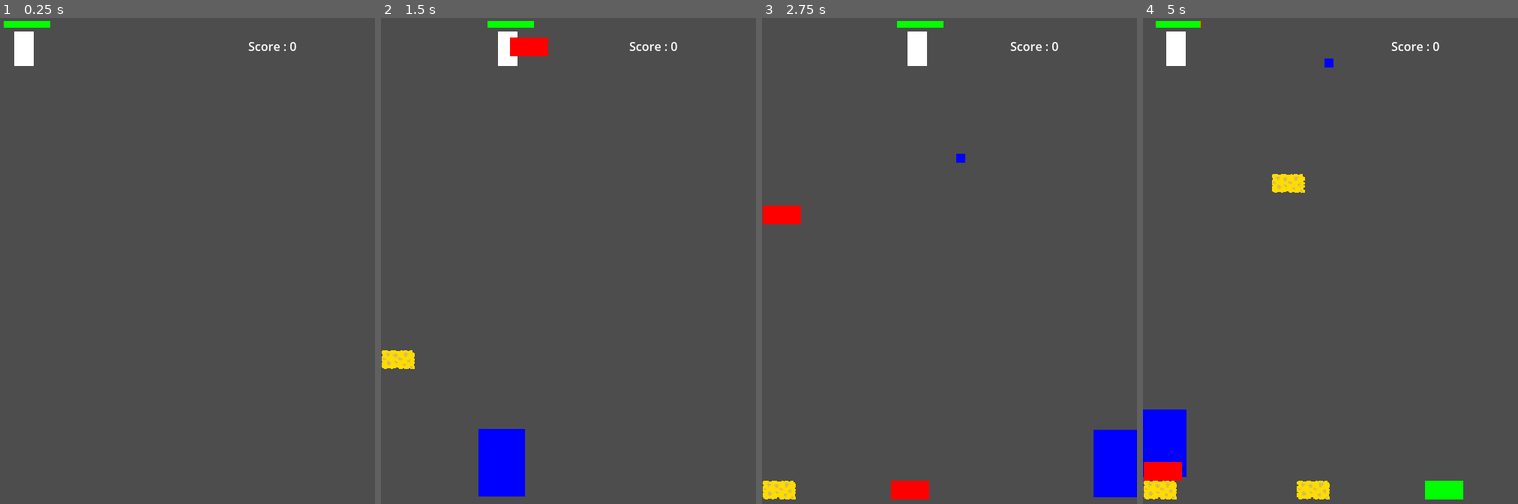
Above: before the commit, frames 1-4 (left to right).
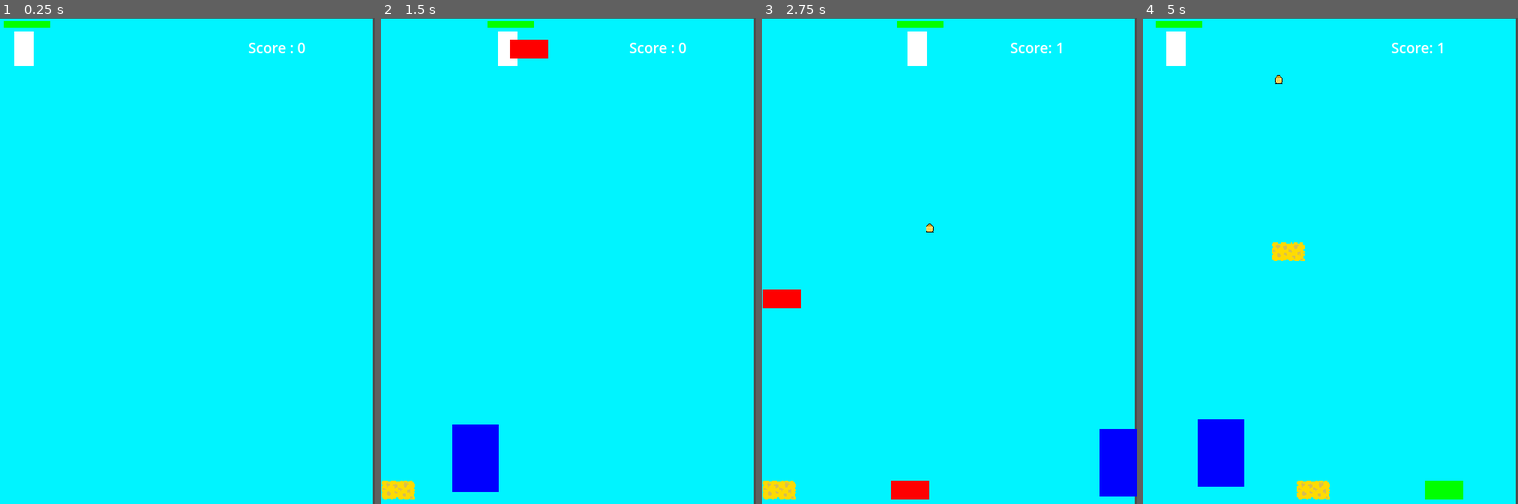
Above: after the commit, the same moments.

Repository: SH312-code/sdc-game_jam-2
Game: Godot game, scene res://Scenes/main.tscn
Two runs of this game, one before a commit and one after it. Both use one fixed random seed, a clock stepped at 60 frames per second and the inputs below.
Inputs:
- Up to frame 1 (0.25 s): no input
- Up to frame 2 (1.5 s): tap Enter at 0.5 s; hold Right (ui_right) 0.53-1.28 s; hold Space (Space_key) 0.53-1.28 s; hold Left (ui_left) from 1.28 s (still down); tap Space (Space_key) at 1.35 s
- Up to frame 3 (2.75 s): release Left (ui_left) at 2.03 s; hold Right (ui_right) from 2.03 s (still down); hold Space (Space_key) from 2.03 s (still down)
- Up to frame 4 (5 s): release Space (Space_key) at 2.78 s; tap Space (Space_key) at 2.85, 4.35 s; release Right (ui_right) at 3.53 s; hold Space (Space_key) 3.53-4.28 s; hold Left (ui_left) from 3.53 s (still down)

The runs differ from the first frame. In frame 1, 99% of the frame differs, in the area x 0-100%, y 0-100%; in frame 2, 98%; in frame 3, 97%; in frame 4, 98%.

Commit message:
Add files via upload

Diff:
--- a/Scenes/bullet.tscn
+++ b/Scenes/bullet.tscn
@@ -1,23 +1,23 @@
 [gd_scene load_steps=4 format=3 uid="uid://cx6exrnqcpfev"]
 
 [ext_resource type="Script" path="res://Scripts/bullet.gd" id="1_tmsyq"]
-
-[sub_resource type="CanvasTexture" id="CanvasTexture_kjcfm"]
+[ext_resource type="Texture2D" uid="uid://co7eexcvbavgu" path="res://Sprites/Good_bullet_for_player.png" id="2_w7wax"]
 
 [sub_resource type="RectangleShape2D" id="RectangleShape2D_iai13"]
-size = Vector2(12, 12)
+size = Vector2(11, 12)
 
 [node name="bullet" type="Node2D"]
 script = ExtResource("1_tmsyq")
 
 [node name="Sprite2D" type="Sprite2D" parent="."]
+texture_filter = 1
 position = Vector2(6, 6)
-scale = Vector2(12, 12)
-texture = SubResource("CanvasTexture_kjcfm")
+scale = Vector2(0.210937, 0.203125)
+texture = ExtResource("2_w7wax")
 
 [node name="Area2D_of_bullet" type="Area2D" parent="."]
 collision_layer = 4
 
 [node name="CollisionShape2D" type="CollisionShape2D" parent="Area2D_of_bullet"]
-position = Vector2(6, 6)
+position = Vector2(5.5, 6)
 shape = SubResource("RectangleShape2D_iai13")
--- a/Scenes/earth_brick.tscn
+++ b/Scenes/earth_brick.tscn
@@ -1,6 +1,7 @@
-[gd_scene load_steps=5 format=3 uid="uid://bokfvyl5tdpb6"]
+[gd_scene load_steps=6 format=3 uid="uid://bokfvyl5tdpb6"]
 
 [ext_resource type="Script" path="res://Scripts/earth_brick.gd" id="1_tly6q"]
+[ext_resource type="Script" path="res://Scripts/rigid_body_2d.gd" id="2_o6n4p"]
 
 [sub_resource type="CanvasTexture" id="CanvasTexture_pj55d"]
 
@@ -17,6 +18,7 @@
 collision_layer = 2
 collision_mask = 26
 lock_rotation = true
+script = ExtResource("2_o6n4p")
 
 [node name="Sprite2D" type="Sprite2D" parent="RigidBody2D"]
 position = Vector2(25.5, 12.5)
--- a/Scenes/fire_brick.tscn
+++ b/Scenes/fire_brick.tscn
@@ -1,6 +1,7 @@
-[gd_scene load_steps=5 format=3 uid="uid://c5nmxngvv8qwx"]
+[gd_scene load_steps=6 format=3 uid="uid://c5nmxngvv8qwx"]
 
 [ext_resource type="Script" path="res://Scripts/fire_brick.gd" id="1_jf1ws"]
+[ext_resource type="Script" path="res://Scripts/rigid_body_2d.gd" id="2_280it"]
 
 [sub_resource type="CanvasTexture" id="CanvasTexture_j528i"]
 
@@ -17,6 +18,7 @@
 collision_layer = 2
 collision_mask = 26
 lock_rotation = true
+script = ExtResource("2_280it")
 
 [node name="Sprite2D" type="Sprite2D" parent="RigidBody2D"]
 position = Vector2(25.5, 12.5)
--- a/Scenes/main.tscn
+++ b/Scenes/main.tscn
@@ -17,6 +17,12 @@
 [node name="Main" type="Node2D"]
 position = Vector2(0, 18)
 script = ExtResource("1_uftu3")
+
+[node name="TextureRect" type="TextureRect" parent="."]
+offset_top = -17.0
+offset_right = 497.0
+offset_bottom = 656.0
+expand_mode = 1
 
 [node name="Hand" type="Node2D" parent="."]
 position = Vector2(1, 1)
@@ -72,4 +78,5 @@
 offset_top = 8.0
 offset_right = 371.0
 offset_bottom = 31.0
+theme_override_font_sizes/font_size = 19
 text = "Score : 0"
--- a/Scenes/shooting_enemy.tscn
+++ b/Scenes/shooting_enemy.tscn
@@ -5,10 +5,10 @@
 [sub_resource type="CanvasTexture" id="CanvasTexture_xqgom"]
 
 [sub_resource type="RectangleShape2D" id="RectangleShape2D_428wb"]
-size = Vector2(1.14516, 0.155556)
+size = Vector2(1.14516, 0.044445)
 
 [sub_resource type="RectangleShape2D" id="RectangleShape2D_gxbq7"]
-size = Vector2(71, 83)
+size = Vector2(162, 93)
 
 [node name="Shooting enemy" type="Node2D"]
 script = ExtResource("1_u560d")
@@ -25,7 +25,7 @@
 collision_mask = 3
 
 [node name="CollisionShape2D" type="CollisionShape2D" parent="Area2D_for_damage"]
-position = Vector2(0.00806445, -0.466667)
+position = Vector2(0.00806445, -0.522222)
 shape = SubResource("RectangleShape2D_428wb")
 
 [node name="Area2D2" type="Area2D" parent="."]
@@ -33,5 +33,5 @@
 collision_mask = 18
 
 [node name="CollisionShape2D" type="CollisionShape2D" parent="Area2D2"]
-position = Vector2(31.5, 51.5)
+position = Vector2(34, 46.5)
 shape = SubResource("RectangleShape2D_gxbq7")
--- a/Scenes/sponge_brick.tscn
+++ b/Scenes/sponge_brick.tscn
@@ -1,7 +1,8 @@
-[gd_scene load_steps=5 format=3 uid="uid://dsxesx7pwx3wa"]
+[gd_scene load_steps=6 format=3 uid="uid://dsxesx7pwx3wa"]
 
 [ext_resource type="Texture2D" uid="uid://b0c0d2t4ka87a" path="res://Sprites/sponge brick.png" id="1_02ypv"]
 [ext_resource type="Script" path="res://Scripts/sponge_brick.gd" id="1_pownf"]
+[ext_resource type="Script" path="res://Scripts/rigid_body_2d.gd" id="2_ss6ir"]
 
 [sub_resource type="RectangleShape2D" id="RectangleShape2D_gi3dg"]
 size = Vector2(44, 25)
@@ -16,6 +17,7 @@
 collision_layer = 2
 collision_mask = 26
 lock_rotation = true
+script = ExtResource("2_ss6ir")
 
 [node name="Sprite2D" type="Sprite2D" parent="RigidBody2D"]
 texture_filter = 1
--- a/Scripts/bullet.gd
+++ b/Scripts/bullet.gd
@@ -3,7 +3,7 @@
 
 # Called when the node enters the scene tree for the first time.
 func _ready() -> void:
-	modulate = Color(0,0,255)  # Replace with function body.
+	pass  #pReplace with function body.
 
 
 # Called every frame. 'delta' is the elapsed time since the previous frame.
--- a/Scripts/earth_brick.gd
+++ b/Scripts/earth_brick.gd
@@ -12,7 +12,7 @@
 		if regex.search(str(i)):
 			#await get_tree().create_timer(.5).timeout# The reason for this is if we want to add a breaking animnation
 			queue_free()
-	if dt > 10:
+	if dt > 4:
 		queue_free()
 func set_x_y(x: float , y: float): #Called in diffrent node for spwaning at hand sprite
 	position.x = x
--- a/Scripts/fire_brick.gd
+++ b/Scripts/fire_brick.gd
@@ -4,7 +4,7 @@
 	modulate = Color(255,0,0) # Changes color to red
 func _process(delta: float) -> void:
 	dt += delta
-	if dt > 3:
+	if dt > 2.5:
 		queue_free() # Fire briks die after 3 seconds to create a more balenced game
 func set_x_y(x: float , y: float): #Called in diffrent node for spwaning at hand sprite
 	position.x = x
--- a/Scripts/main.gd
+++ b/Scripts/main.gd
@@ -1,32 +1,41 @@
 extends Node2D
 var score = 0
-var max_enemy = 6
+var max_enemy = 1
 @onready var enemy = preload("res://Scenes/shooting_enemy.tscn")
 var dt = 0
 var game = true
+var existing_enemies = 0
 # Called when the node enters the scene tree for the first time.
 func _ready() -> void: # Replace with function body.
 	$Hand.game_lost.connect(end) # This connects the signal that is emited to an action, the end function
+	$TextureRect.texture = load("res://Sprites/game.png")
+	$Label.add_theme_font_size_override("font_size", 19)
 
 # Called every frame. 'delta' is the elapsed time since the previous frame.
 func _process(delta: float) -> void:
 	dt += delta
-	#print(get_child_count(false))
-	if dt > 1 and game and get_child_count(false) < max_enemy: # This is to prevent 30 enemys on the field in the begining, diffictlty climbs with experince and also bricks count as childeren
+	if dt > 1 and game and existing_enemies < max_enemy: # This is to prevent 30 enemys on the field in the begining, diffictlty climbs with experince and also bricks count as childeren
 		dt -= 1
+		existing_enemies += 1
 		#spawn new enemy
 		var hold = enemy.instantiate()
 		hold.died.connect(update_score)
 		hold.set_x_y(randi_range(6, 500), 509)
 		get_tree().current_scene.add_child(hold)
 	if !game:
-		await get_tree().create_timer(.5).timeout # If the player is dead game closes
-		get_tree().quit()
+		for i in get_children():
+			if i != $TextureRect and i != $Label:
+				i.queue_free()
+		$TextureRect.texture = load("res://Sprites/game_over.png")
+		$Label.global_position = Vector2(200, 440)
+		$Label.add_theme_font_size_override("font_size", 30)
 
-func update_score():
-	#print("Changed") # https://docs.godotengine.org/en/stable/getting_started/first_2d_game/06.heads_up_display.html
+func update_score(): # https://docs.godotengine.org/en/stable/getting_started/first_2d_game/06.heads_up_display.html
 	score += 1
-	max_enemy += 1
+	existing_enemies -= 1
+	var random_progress = randi_range(1,4)
+	if random_progress == 1:
+		max_enemy += 1
 	$Label.text = "Score: " + str(score)
 func end(): # I can't figure out if Godot has lambda so I just made a function to call
 	game = false
--- /dev/null
+++ b/Scripts/rigid_body_2d.gd
@@ -0,0 +1,11 @@
+extends RigidBody2D
+
+
+# Called when the node enters the scene tree for the first time.
+func _ready() -> void:
+	pass # Replace with function body.
+
+
+# Called every frame. 'delta' is the elapsed time since the previous frame.
+func _process(_delta: float) -> void:
+	apply_central_force(get_gravity())
--- a/Scripts/shooting_enemy.gd
+++ b/Scripts/shooting_enemy.gd
@@ -1,5 +1,7 @@
 extends Node2D
 var direction = 1
+var shoot_delay = randf_range(.5, 2)
+var speed = randi_range(150, 350)
 @onready var bullet = preload("res://Scenes/bullet.tscn")
 var dt =0 #timer
 var regex = RegEx.new() # check string
@@ -8,15 +10,14 @@
 # Called when the node enters the scene tree for the first time.
 func _ready() -> void:
 	modulate = Color(0,0,255)
-
 # Called every frame. 'delta' is the elapsed time since the previous frame.
 func _process(delta: float) -> void:
 	dt += delta
-	position.x += 250 *delta*direction # moves the sprite
+	position.x += speed *delta*direction # moves the sprite
 	if position.x > 500 or position.x < 0: # checks if out of bounds
 		direction *= -1 # changes direction if out of bounds
-	if dt > 1: #spawns bullet every second
-		dt -= 1
+	if dt > shoot_delay: #spawns bullet every second
+		dt -= shoot_delay
 		var hold = bullet.instantiate()
 		hold.set_x_y(position.x, position.y)
 		get_tree().current_scene.add_child(hold)
@@ -29,3 +30,5 @@
 		position.y += 1
 func set_x_y(x: float, y: float):
 	position = Vector2(x,y)
+func kill():
+	queue_free()
--- a/Scripts/sponge_brick.gd
+++ b/Scripts/sponge_brick.gd
@@ -14,7 +14,7 @@
 		if regex.search(str(i)) and i not in old_areas:
 			durribilty -= 1
 			old_areas.append(i)
-	if durribilty <= 0 or dt > 10:
+	if durribilty <= 0 or dt > 4:
 		#await get_tree().create_timer(.5).timeout # The reason for this is if we want to add a breaking animnation
 		queue_free()
 func set_x_y(x: float , y: float): #Called in diffrent node for spwaning at hand sprite
Binary file added: Sprites/Good_bullet_for_player.png
Not shown, added: Sprites/Good_bullet_for_player.png.import
Binary file added: Sprites/game.png
Not shown, added: Sprites/game.png.import
Binary file added: Sprites/game_over.png
Not shown, added: Sprites/game_over.png.import
